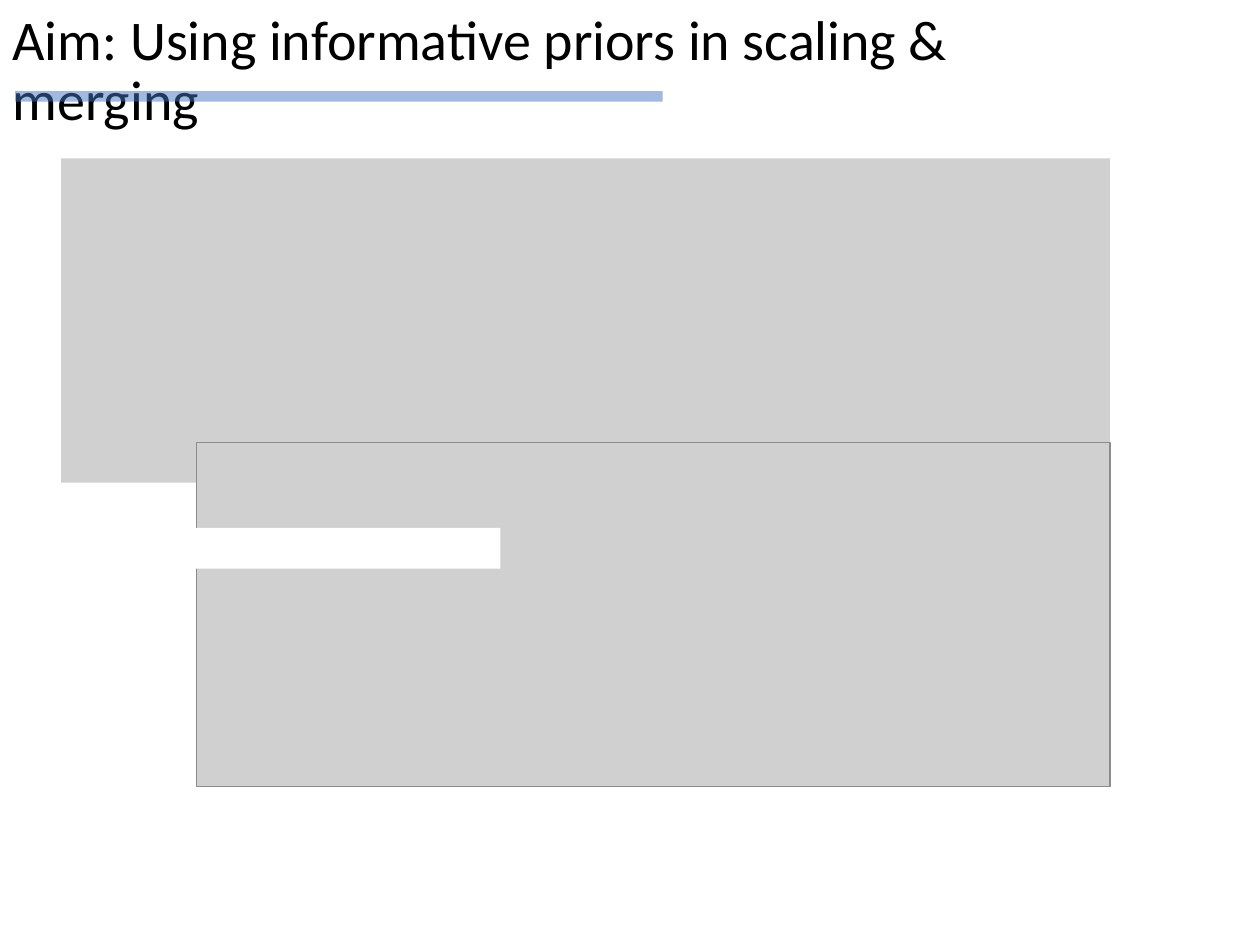
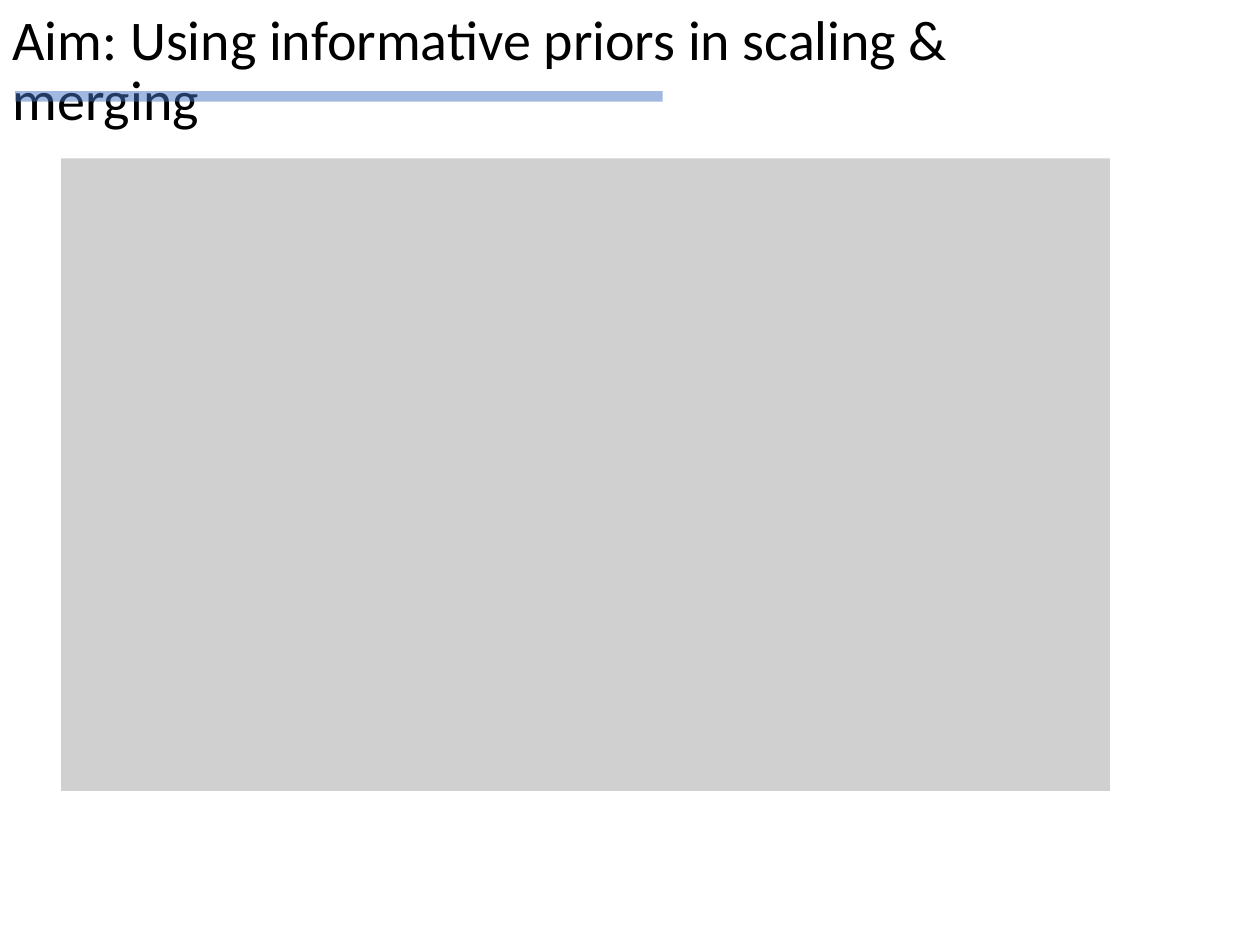
Before and after one commit to Hekstra-Lab/dw, a slide deck: slide 33 of Summary_of_findings_DH_20210218.pptx (slide 4 before the commit). Drawn at 1260x945 pixels with LibreOffice and Linux fonts; fonts in the diff are those of the drawing; grey boxes stand for pictures. Boxes give left, top, right and bottom in pixels: in the first picture for what was removed or moved away, otherwise in the second. Text is boxed around its words. In the diff, an @@ line names an element or a change of style, - is before the commit and + after.

```diff
--- a/Summary_of_findings_DH_20210218.pptx
+++ b/Summary_of_findings_DH_20210218.pptx
@@ picture: place and size @@
-picture at [62, 159, 1110, 483]
+picture at [62, 159, 1110, 791]
@@ picture removed at [197, 442, 1110, 786] @@
@@ rectangle removed at [189, 528, 501, 568] @@
```
Also in this commit, not shown: 2 other slides changed, 12 slides added, 1 slide removed, 16 other files.
